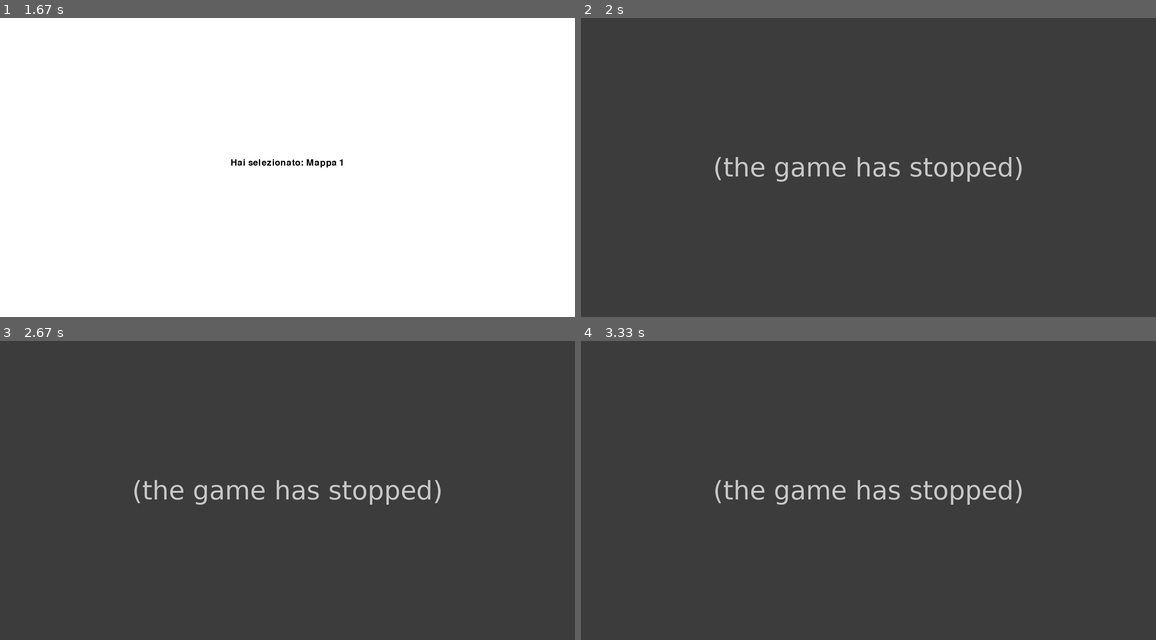
Above: before the commit, frames 1-4 (two rows, left to right).
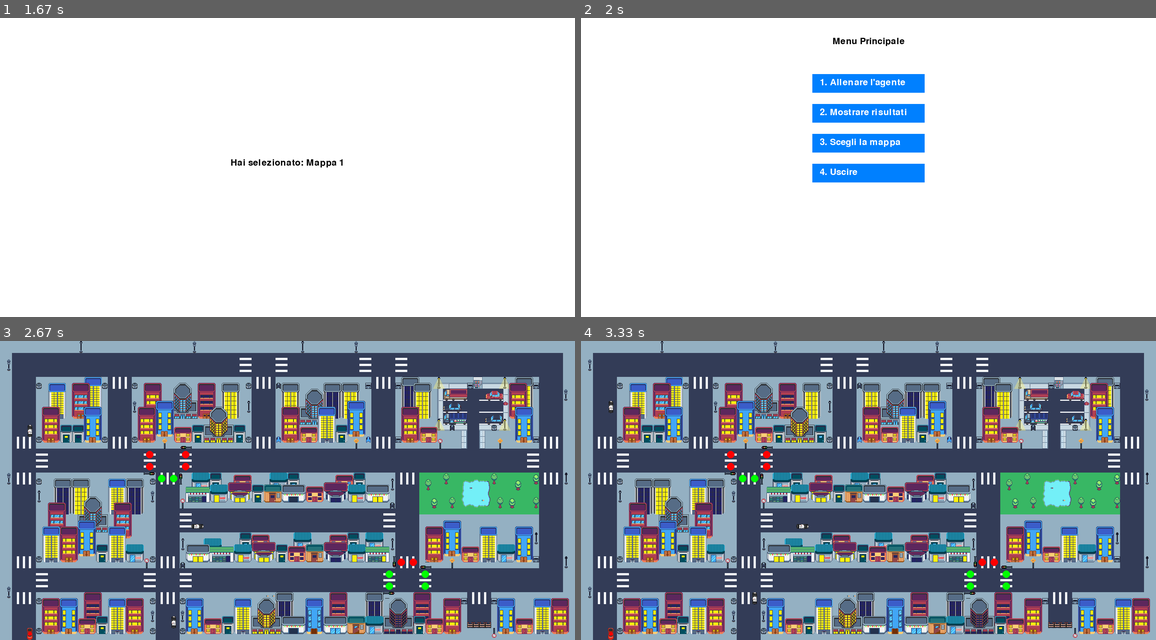
Above: after the commit, the same moments.

Repository: Luke-1310/Thesis
Game: pygame game, started from Progetto Tesi Privitera/q_learning_training.py
The game is run twice, just before and just after one commit, with the same random seed, the same clock (stepped at 60 frames per second) and the same inputs.
Inputs (mouse positions are in pixels of both pictures, inside the frame that each line leads up to):
- Up to frame 1 (1.67 s): click (287, 143) at 0.38 s; click "Mappa 1" at 0.72 s
- Up to frame 2 (2 s): no input
- Up to frame 3 (2.67 s): click (287, 436) at 2.18 s
- Up to frame 4 (3.33 s): no input

Frame 1 is identical in both runs. In frame 2, 100% of the frame differs, in the area x 0-100%, y 0-100%; in frame 3, 97%; in frame 4, 97%.
Before the commit the program exited at 1.73 s; later frames show no game.

Commit message:
we're cooking

Diff:
--- a/Progetto Tesi Privitera/environments/map1_environment.py
+++ b/Progetto Tesi Privitera/environments/map1_environment.py
@@ -1,8 +1,18 @@
-from environments.base_environment import BaseEnvironment
+import numpy as np
 import pygame
 import os
+from environments.base_environment import BaseEnvironment
 
 class Map1Environment(BaseEnvironment):
+
+    def __init__(self, width, height, cell_size, screen=None):
+
+        # Inizializza tutto ciò che serve nella superclasse
+        super().__init__(width, height, cell_size, screen)
+
+        # Carica le risorse specifiche della mappa
+        self.load_assets()
+        self.create_grid()
 
     def load_assets(self):
         # Carica tutte le immagini che ti servono
--- a/Progetto Tesi Privitera/q_learning_training.py
+++ b/Progetto Tesi Privitera/q_learning_training.py
@@ -255,18 +255,25 @@
         pygame.display.flip()
 
         for event in pygame.event.get():
+
             if event.type == pygame.QUIT:
                 pygame.quit()
                 sys.exit()
+
             elif event.type == pygame.MOUSEBUTTONDOWN:
                 pos = pygame.mouse.get_pos()
+
                 for rect, action in button_rects:
+
                     if rect.collidepoint(pos):
+
                         if action == "back":
                             return None  # Nessuna mappa selezionata, torna al menu
+
                         elif action in available_maps:
                             map_name = available_maps[action][0]
                             selected_map_class = available_maps[action][1]
+
                             # Feedback all'utente
                             screen.fill((255, 255, 255))
                             draw_text_centered(screen, f"Hai selezionato: {map_name}", screen.get_height() // 2 - 25, font)
@@ -274,7 +281,7 @@
                             pygame.time.delay(1000)  # Pausa di un secondo
                             selecting = False
 
-    return selected_map_class(screen)
+    return selected_map_class#(screen) così facendo sto restituendo la classe, con (screen) la istanzio
 
 
 def main():
@@ -325,11 +332,12 @@
             show_results(env,font)
 
         elif action == "select_map":
-            selected_environment = select_map(screen, font)
-
-            if selected_env:
-                env = selected_env
-
+
+            selected_environment_class = select_map(screen, font)
+
+            if selected_environment_class:
+                env = selected_environment_class(48, 25, 32, screen)
+                #print("Ambiente selezionato correttamente!")  # questo ora verrà eseguito
 
         elif action == "exit":
             running = False
